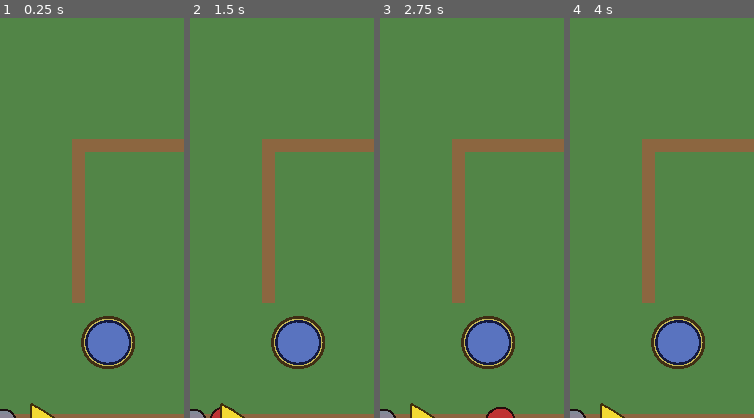
Above: before the commit, frames 1-4 (left to right).
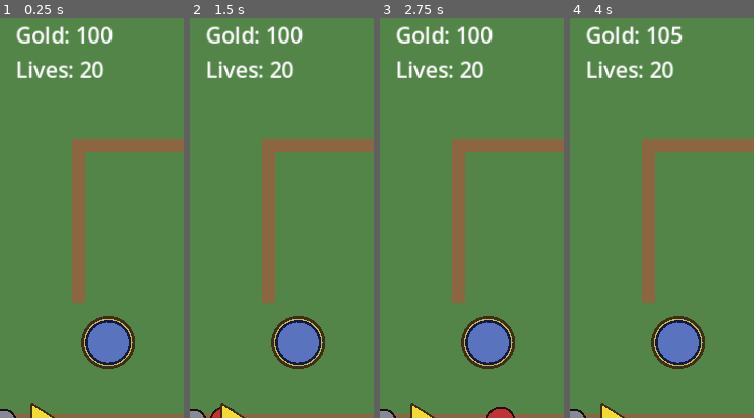
Above: after the commit, the same moments.

Repository: ookeooke/td1
Game: Godot game, scene res://main/Main.tscn
The game is run twice, just before and just after one commit, with the same random seed, the same clock (stepped at 60 frames per second) and the same inputs.
Inputs:
- Up to frame 1 (0.25 s): no input
- Up to frame 2 (1.5 s): tap Enter at 0.5 s
- Up to frame 3 (2.75 s): no input
- Up to frame 4 (4 s): no input
The pictures show only the part of the screen within x 0-50%, y 1-51%; the shares and areas given below are measured in that part.

The runs differ from the first frame. In frame 1, 2.2% of the frame differs, in the area x 8-62%, y 2-15%; in frame 2, 2.2%; in frame 3, 2.2%; in frame 4, 2.2%.

Commit message:
Phase 7: Gold + Lives economy + HUD
GameState now implements the real economy (starting gold 100, lives 20)
with add_gold / spend_gold / lose_lives mutators that emit signals, and
subscribes to enemy_died / enemy_reached_end. HUD CanvasLayer shows live
Gold and Lives labels via EventBus.

Co-Authored-By: Claude Opus 4.6 <noreply@anthropic.com>

Diff:
--- a/autoloads/GameState.gd
+++ b/autoloads/GameState.gd
@@ -1,6 +1,56 @@
 extends Node
 
-# Phase 1 stub — gold / lives / score / wave / current_mode live here in Phase 7+.
+const STARTING_GOLD: int = 100
+const STARTING_LIVES: int = 20
+
+var gold: int = 0
+var lives: int = 0
+var score: int = 0
+var wave_number: int = 0
+var current_mode: String = "campaign"  # "campaign" / "heroic" / "iron" / "endless"
+
 
 func _ready() -> void:
-	print("[GameState] loaded")
+	reset()
+	EventBus.enemy_died.connect(_on_enemy_died)
+	EventBus.enemy_reached_end.connect(_on_enemy_reached_end)
+	print("[GameState] loaded — gold=%d lives=%d" % [gold, lives])
+
+
+func reset() -> void:
+	gold = STARTING_GOLD
+	lives = STARTING_LIVES
+	score = 0
+	wave_number = 0
+
+
+func add_gold(amount: int) -> void:
+	if amount == 0:
+		return
+	gold += amount
+	EventBus.gold_changed.emit(gold)
+
+
+func spend_gold(amount: int) -> bool:
+	if amount > gold:
+		return false
+	gold -= amount
+	EventBus.gold_changed.emit(gold)
+	return true
+
+
+func lose_lives(amount: int) -> void:
+	if amount <= 0:
+		return
+	lives = maxi(0, lives - amount)
+	EventBus.lives_changed.emit(lives)
+	if lives <= 0:
+		EventBus.game_over.emit()
+
+
+func _on_enemy_died(_enemy: Node, gold_value: int) -> void:
+	add_gold(gold_value)
+
+
+func _on_enemy_reached_end(_enemy: Node, lives_lost: int) -> void:
+	lose_lives(lives_lost)
--- a/main/Main.tscn
+++ b/main/Main.tscn
@@ -1,9 +1,12 @@
-[gd_scene load_steps=3 format=3 uid="uid://b1td1main0000"]
+[gd_scene load_steps=4 format=3 uid="uid://b1td1main0000"]
 
 [ext_resource type="Script" path="res://main/Main.gd" id="1_main"]
 [ext_resource type="PackedScene" path="res://map/Map.tscn" id="2_map"]
+[ext_resource type="PackedScene" path="res://ui/HUD.tscn" id="3_hud"]
 
 [node name="Main" type="Node2D"]
 script = ExtResource("1_main")
 
 [node name="Map" parent="." instance=ExtResource("2_map")]
+
+[node name="HUD" parent="." instance=ExtResource("3_hud")]
--- /dev/null
+++ b/ui/HUD.gd
@@ -0,0 +1,19 @@
+extends CanvasLayer
+
+@onready var gold_label: Label = %GoldLabel
+@onready var lives_label: Label = %LivesLabel
+
+
+func _ready() -> void:
+	_on_gold_changed(GameState.gold)
+	_on_lives_changed(GameState.lives)
+	EventBus.gold_changed.connect(_on_gold_changed)
+	EventBus.lives_changed.connect(_on_lives_changed)
+
+
+func _on_gold_changed(amount: int) -> void:
+	gold_label.text = "Gold: %d" % amount
+
+
+func _on_lives_changed(amount: int) -> void:
+	lives_label.text = "Lives: %d" % amount
--- /dev/null
+++ b/ui/HUD.tscn
@@ -0,0 +1,33 @@
+[gd_scene load_steps=2 format=3 uid="uid://b1td1hud00000"]
+
+[ext_resource type="Script" path="res://ui/HUD.gd" id="1_hud"]
+
+[node name="HUD" type="CanvasLayer"]
+script = ExtResource("1_hud")
+
+[node name="Root" type="Control" parent="."]
+layout_mode = 3
+anchors_preset = 15
+anchor_right = 1.0
+anchor_bottom = 1.0
+mouse_filter = 2
+
+[node name="TopLeft" type="VBoxContainer" parent="Root"]
+layout_mode = 0
+offset_left = 16.0
+offset_top = 12.0
+offset_right = 220.0
+offset_bottom = 92.0
+theme_override_constants/separation = 4
+
+[node name="GoldLabel" type="Label" parent="Root/TopLeft"]
+unique_name_in_owner = true
+layout_mode = 2
+text = "Gold: --"
+theme_override_font_sizes/font_size = 22
+
+[node name="LivesLabel" type="Label" parent="Root/TopLeft"]
+unique_name_in_owner = true
+layout_mode = 2
+text = "Lives: --"
+theme_override_font_sizes/font_size = 22
Not shown, added: projectiles/Arrow.gd.uid
Not shown: 1 places in projectiles/Arrow.tscn that only renumber resources
Not shown: 1 places in towers/TowerArcher.tscn that only renumber resources
Not shown, added: towers/TowerData.gd.uid
Not shown, added: towers/base_tower.gd.uid
Not shown, changed: SESSIONS.md
